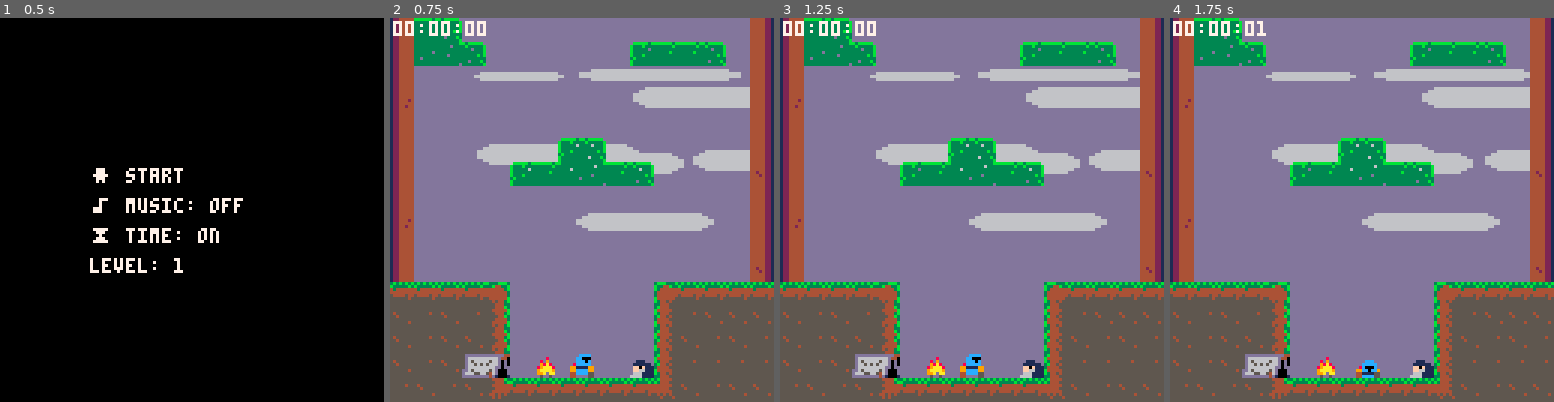
Above: before the commit, frames 1-4 (left to right).
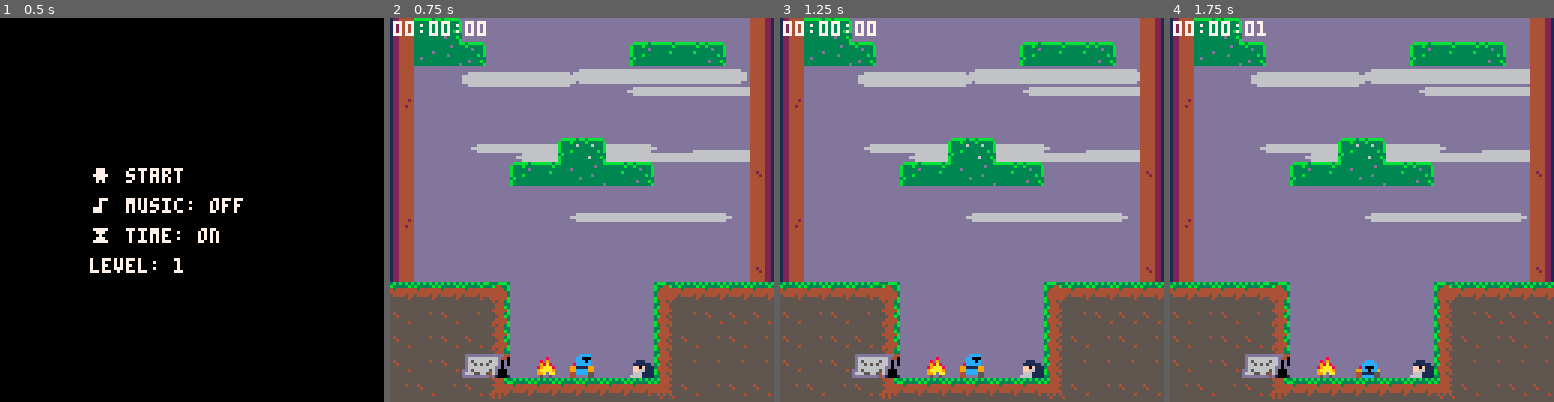
Above: after the commit, the same moments.

Repository: xdinterface/jump-king-demake
Game: PICO-8 cartridge jkd.p8
The game is run twice, just before and just after one commit, with the same random seed, the same clock (stepped at 60 frames per second) and the same inputs.
Inputs:
- Up to frame 1 (0.5 s): tap X (X key) at 0.33 s
- Up to frame 2 (0.75 s): tap O (Z key) at 0.7 s
- Up to frame 3 (1.25 s): tap X (X key) at 1.07 s
- Up to frame 4 (1.75 s): hold Right from 1.6 s (still down); tap O (Z key) at 1.7 s

Frame 1 is identical in both runs. In frame 2, 4.2% of the frame differs, in the area x 18-94%, y 13-56%; in frame 3, 4.1%; in frame 4, 4.0%.

Commit message:
Fix diagonal tiles on ceilings

Diff:
--- a/game/draw.lua
+++ b/game/draw.lua
@@ -6,6 +6,7 @@
 	draw_rectangles()
 	palt(14, true)
 	palt(0, false)
+
 	map(0, 0)
 	spr(p.sp, p.x, p.y, 1, 1, p.flp)
 
@@ -23,6 +24,7 @@
 
 	--draw snow last so it's in front of everything
 	draw_snow()
+
 end
 
 function draw_time()
--- a/game/player/update.lua
+++ b/game/player/update.lua
@@ -3,8 +3,11 @@
 
         p_movement()
 
+        local hit_ceiling = false
         local slide1 = collide_map(p, "slide", 1)
         local slide2 = collide_map(p, "slide", 2)
+        local slide3 = collide_map(p, "slide", 3)
+        local slide4 = collide_map(p, "slide", 4)
 
         if slide1 or slide2 then
                 local slide_dir = slide1 and -1 or 1
@@ -48,13 +51,62 @@
                 end
 
                 p.grounded = false
+        elseif slide3 or slide4 then
+                --upward diagonal handling
+                local slide_dir = slide3 and -1 or 1
+
+                --share momentum reset logic with flags 1&2
+                if not p.was_on_diagonal then
+                        if p.dx != 0 and sgn(p.dx) != sgn(slide_dir) then
+                                reset_all_momentum()
+                        end
+                end
+
+                --apply gravity to vertical only
+                p.dy = p.dy + gravity
+
+                --sync horizontal to vertical magnitude (maintaining 45° angle)
+                p.dx = slide_dir * abs(p.dy)
+
+                --share speed limiting with 1&2
+                p.dx = mid(-2.5, p.dx, 2.5)
+                p.dy = mid(-2.5, p.dy, 2.5)
+
+                --state management for upward diagonals
+                p.ice_slide_speed = 0
+                p.ice_acc_timer = 0
+
+                --upward diagonals should NOT automatically cause splat/slam
+                if p.was_on_diagonal then
+                        --continuing on diagonal, maintain current state
+                        p.splat = false
+                        p.slammed = false
+                else
+                        --just landed on diagonal - check fall speed
+                        if abs(p.dy) >= p.max_dy then
+                                p.splat = true
+                                p.slammed = true
+                        else
+                                p.splat = false
+                                p.slammed = false
+                        end
+                end
+
+                --key difference: player can be "grounded" on upward diagonals
+                if p.dy >= 0 then
+                        p.grounded = true
+                        p.falling = false
+                        p.jumping = false
+                else
+                        p.grounded = false
+                        p.jumping = true
+                        p.falling = false
+                end
         else
                 if not hit_ceiling then
                         p.dy = p.dy + gravity
                 end
         end
-
-        local hit_ceiling = false
 
         if collide_map(p,"down",7) then
                 p.dx=p.dx*friction
@@ -116,10 +168,11 @@
                 end
         elseif p.dy<0 then
                 p.jumping=true
-                if collide_map(p,"up",0)
-                or collide_map(p,"up",3)
-                or collide_map(p,"up",4) then
-                        p.dy=p.dy*bounce_factor
+                if collide_map(p,"up",0) then
+                        --stop upward movement and let gravity naturally take over
+                        p.dy = 0
+                        --reduce horizontal velocity like walls do
+                        p.dx = p.dx * bounce_factor
                         hit_ceiling = true
                 end
         end
@@ -257,7 +310,7 @@
         end
 
         p.was_on_ice = on_ice(p)
-        p.was_on_diagonal = slide1 or slide2
+        p.was_on_diagonal = slide1 or slide2 or slide3 or slide4
 
         if p.splat and p.grounded and abs(p.dx) < 0.1 then
                 p.splat = false
--- a/game/update.lua
+++ b/game/update.lua
@@ -20,6 +20,7 @@
 			end
 		end
 	end
+
 
 	--animate princess if player is near
 	local px_tile = flr(p.x / 8)
--- a/game/weather/draw.lua
+++ b/game/weather/draw.lua
@@ -7,24 +7,36 @@
 
     if has_snow then return end
 
+    --get current background color (simplified lookup)
+    local bg_color = get_bg_color_at(p.x, p.y)
+    local cloud_color = bg_to_cloud[bg_color]
+
+    if not cloud_color then return end
+
     foreach(clouds, function(c)
-        local cloud_zone = get_current_zone(c.x, c.y)
-        local cloud_color = cloud_zone and cloud_zone.cloud_color or 13
-
-        if not cloud_color then return end
-
         local cloud_x = c.x + cam_x
         local cloud_y = c.y + cam_y
 
-        rectfill(cloud_x + 4, cloud_y + 2, cloud_x + c.adj_w - 4, cloud_y + c.cloud_h - 2, cloud_color)
+        --simplified cloud shape: 2 overlapping rectangles
+        rectfill(cloud_x+2, cloud_y+1, cloud_x+c.w-2, cloud_y+c.h-1, cloud_color)
+        rectfill(cloud_x, cloud_y+2, cloud_x+c.w, cloud_y+c.h-2, cloud_color)
+    end)
+end
 
-        if c.cloud_h > 4 then
-            rectfill(cloud_x + 2, cloud_y + 3, cloud_x + c.adj_w - 2, cloud_y + c.cloud_h - 3, cloud_color)
+function get_bg_color_at(x, y)
+    --simplified bg color lookup for cloud coloring
+    local tile_x = flr(x/8)
+    local tile_y = flr(y/8)
+
+    --check custom rectangles first (mansion overlays)
+    for rect in all(custom_bg_rects) do
+        if tile_x >= rect.x_start and tile_x <= rect.x_end and
+           tile_y <= rect.y_start and tile_y >= rect.y_end then
+            return rect.bg_color
         end
-        if c.cloud_h > 3 then
-            rectfill(cloud_x + 6, cloud_y + 1, cloud_x + c.adj_w - 6, cloud_y + c.cloud_h - 1, cloud_color)
-        end
-    end)
+    end
+
+    return 1  --default background
 end
 
 
--- a/game/weather/update.lua
+++ b/game/weather/update.lua
@@ -1,34 +1,9 @@
-
-function reset_clouds()
-    clouds = {}
-    local cloud_layers = {20, 45, 70}
-    for i=0,cloud_count do
-        local layer = flr(rnd(3)) + 1
-        local h_mult = 0.7 + rnd(0.8)
-        local w = cloud_size_min+rnd(cloud_size_max-cloud_size_min)
-        local cloud_h = flr(6 * h_mult)
-        local w_adjust = (h_mult > 1.2) and -4 or 0
-        local adj_w = w + w_adjust
-
-        clouds[i]={
-            x=rnd(screen_size),
-            y=cloud_layers[layer] + rnd(12) - 6,
-            layer=layer,
-            spd=cloud_spd_min+rnd(cloud_spd_max-cloud_spd_min),
-            w=w,
-            cloud_w=w,
-            cloud_h=cloud_h,
-            adj_w=adj_w,
-            h_mult=h_mult
-        }
-    end
-end
 
 function update_clouds()
     if not last_cloud_lvl then last_cloud_lvl = current_lvl end
     if current_lvl != last_cloud_lvl then
         last_cloud_lvl = current_lvl
-        reset_clouds()
+        reset_clouds()  --preserves immersion with new clouds per level
     end
 
     foreach(clouds, function(c)
--- a/init.lua
+++ b/init.lua
@@ -39,7 +39,7 @@
 
     --clouds
     cloud_count = 8
-    cloud_spd_min = 0.06
+    cloud_spd_min = 0.04
     cloud_spd_max = 0.2
     cloud_size_min = 32
     cloud_size_max = 64
@@ -109,28 +109,7 @@
     }
 
     --clouds
-    clouds = {}
-    local cloud_layers = {20, 45, 70}
-    for i=0,cloud_count do
-        local layer = flr(rnd(3)) + 1
-        local h_mult = 0.7 + rnd(0.8)
-        local w = cloud_size_min+rnd(cloud_size_max-cloud_size_min)
-        local cloud_h = flr(6 * h_mult)
-        local w_adjust = (h_mult > 1.2) and -4 or 0
-        local adj_w = w + w_adjust
-
-        clouds[i]={
-            x=rnd(screen_size),
-            y=cloud_layers[layer] + rnd(12) - 6,
-            layer=layer,
-            spd=cloud_spd_min+rnd(cloud_spd_max-cloud_spd_min),
-            w=w,
-            cloud_w=w,
-            cloud_h=cloud_h,
-            adj_w=adj_w,
-            h_mult=h_mult
-        }
-    end
+    reset_clouds()
 
     menu_pos=1
     blink_c=7
@@ -190,6 +169,7 @@
     initial_wind_delay_done = false
     player_wind_ramp = 0
     player_wind_timer = 0
+
 
     --background progress tracking
     min_tile_y_reached = nil  -- tracks highest point reached (lowest y value)
@@ -240,6 +220,33 @@
     transition_princess_y = 0
 
     custom_bg_rects = generate_bg_rectangles()
+
+    --background to cloud color mapping
+    bg_to_cloud = {}
+    bg_to_cloud[0] = nil  --sewers: no clouds
+    bg_to_cloud[1] = 13   --snow/iceland: white clouds
+    bg_to_cloud[2] = 6    --mansions: dark gray
+    bg_to_cloud[6] = 7    --town: light gray
+    bg_to_cloud[13] = 6   --forest/guard/church: dark gray
+    bg_to_cloud[15] = 9   --tower: orange
+end
+
+function reset_clouds()
+    clouds = {}
+    local cloud_layers = {20, 45, 70}
+    for i=0,cloud_count do
+        local layer = flr(rnd(3)) + 1
+        local h = 4 + flr(rnd(3))  --height between 4-6
+        local w = cloud_size_min+rnd(cloud_size_max-cloud_size_min)
+
+        clouds[i]={
+            x=rnd(screen_size),
+            y=cloud_layers[layer] + rnd(12) - 6,
+            spd=cloud_spd_min+rnd(cloud_spd_max-cloud_spd_min),
+            w=w,
+            h=h
+        }
+    end
 end
 
 
--- a/jkd.p8
+++ b/jkd.p8
@@ -286,7 +286,7 @@
 
 
 __gff__
-0000000000000000000001000000000001010101010101414141040201010108100100010000000000010100000000000000000000000000000000000000000001010101010101000101010101010101010101010101010101010402100801010210020401000101010101010402010101010101200100000000000001000000
+0000000000000000000001000000000001010101010101414141040201010108100100010000808000010100010101010000000000000000000000000000000001010101010101000101010101010101010101010101010101010402100801010210020401000101010101010402010101010101200100000000000001000001
 0000000000000000000000000000000000000000000000000000000000000000000000000000000000000000000000000000000000000000000000000000000000000000000000000000000000000000000000000000000000000000000000000000000000000000000000000000000000000000000000000000000000000000
 __map__
 4c00000000000000000000000000004d58000000000000000000000000000058660000000000000000000000000000676a00000000000000000000000000006a7c0000747400000000000000000000756a6a006a6a6a6a6a6a6a6a6a6a006a6a1e00000000000000000000000000001e00000000000000000000000000000000
--- a/menu/draw.lua
+++ b/menu/draw.lua
@@ -14,4 +14,5 @@
 			print(item.text, 30, item.y, menu_pos == i and blink_c or 7)
 		end
 	end
+
 end
